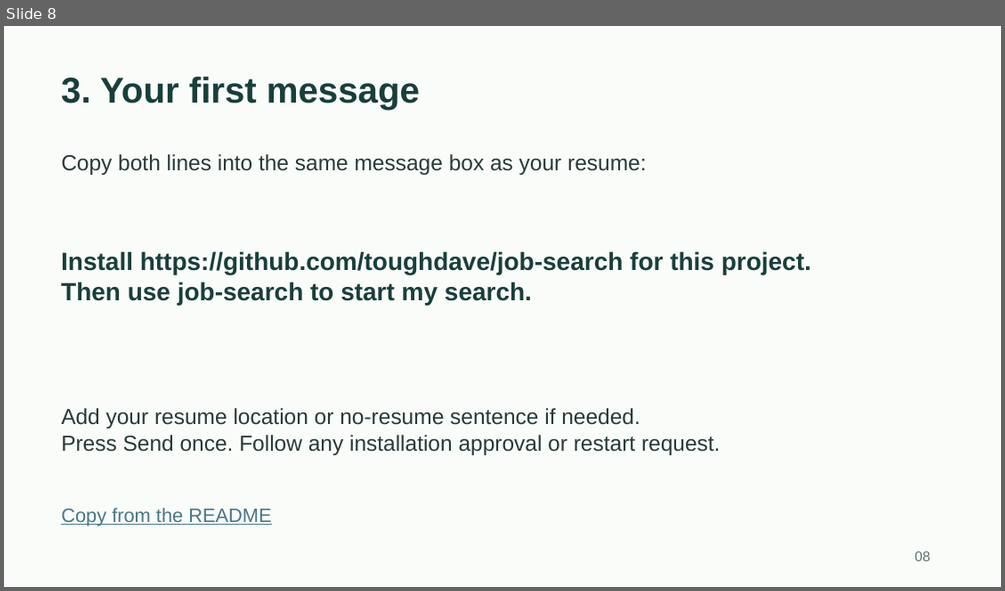
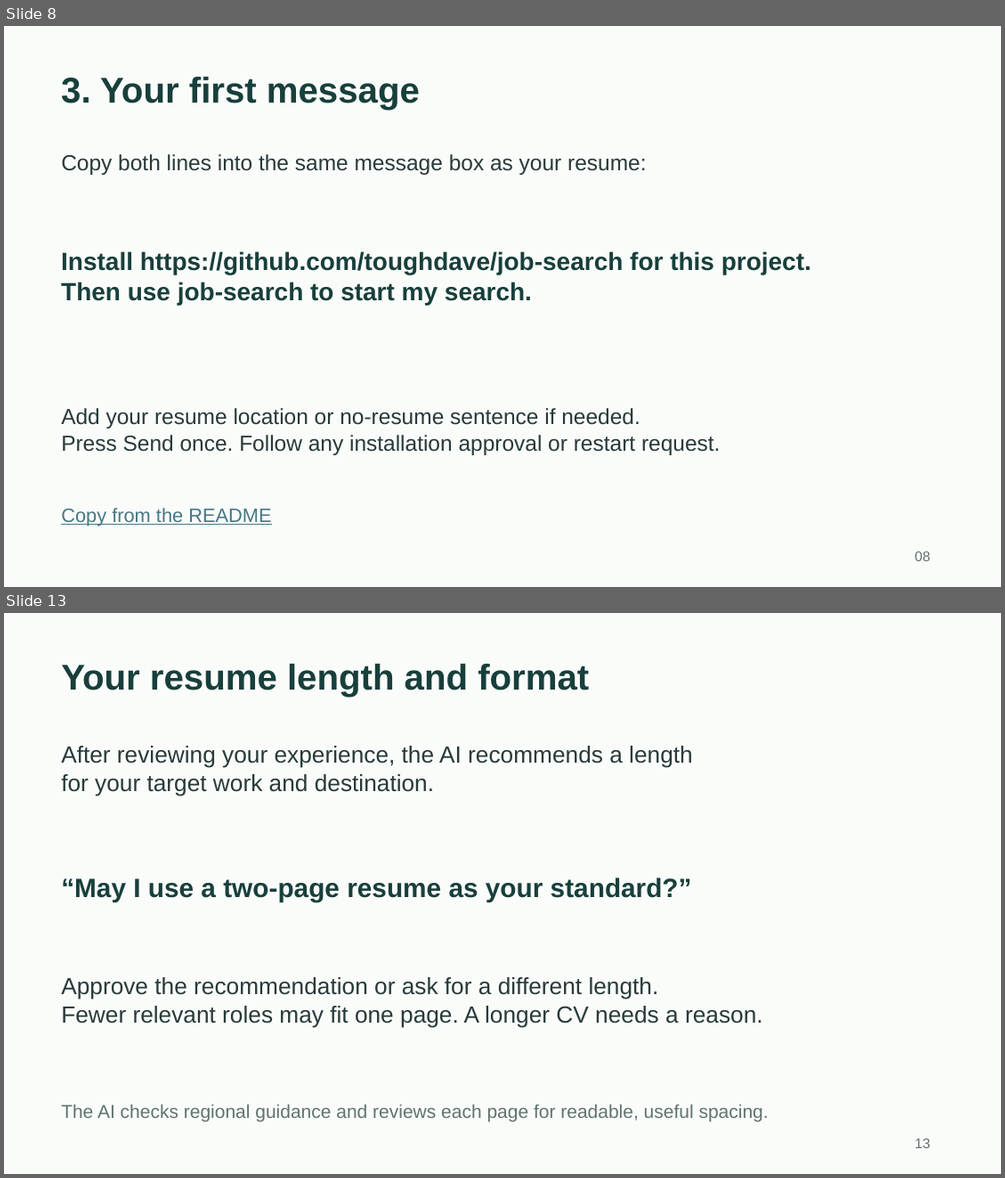
Before and after one commit to toughdave/job-search, a slide deck: docs/job-search-guide.pptx. Shown one above the other, each under a label of ours: slide 8 before the commit, slides 8 and 13 after it; the slides between them are not shown. The pictures are 1005x591 and 1005x1178 pixels, drawn with LibreOffice and Linux fonts; fonts in the diff are those of the drawing. Boxes give left, top, right and bottom in pixels: in the first picture for what was removed or moved away, otherwise in the second. Text is boxed around its words. In the diff, an @@ line names an element or a change of style, - is before the commit and + after.

```diff
--- a/docs/job-search-guide.pptx
+++ b/docs/job-search-guide.pptx
@@ slide 13 added at box(4, 613, 1001, 1174), background #FAFCFA @@
@@ text added at box(61, 664, 589, 697), 34.5 pt, text #183F3B, bold @@
+Your resume length and format
@@ text added at box(61, 746, 693, 795), 22.5 pt, text #283A39 @@
+After reviewing your experience, the AI recommends a length
+for your target work and destination.
@@ text added at box(61, 877, 692, 901), 25.5 pt, text #183F3B, bold @@
+“May I use a two-page resume as your standard?”
@@ text added at box(61, 977, 763, 1027), 22.5 pt, text #283A39 @@
+Approve the recommendation or ask for a different length.
+Fewer relevant roles may fit one page. A longer CV needs a reason.
@@ text added at box(61, 1104, 769, 1122), 18 pt, text #607370 @@
+The AI checks regional guidance and reviews each page for readable, useful spacing.
@@ text added at box(914, 1138, 930, 1148), 13.5 pt, text #607370 @@
+13
```
Also in this commit, not shown: 7 slides changed, 1 other slide added, 19 other files.
